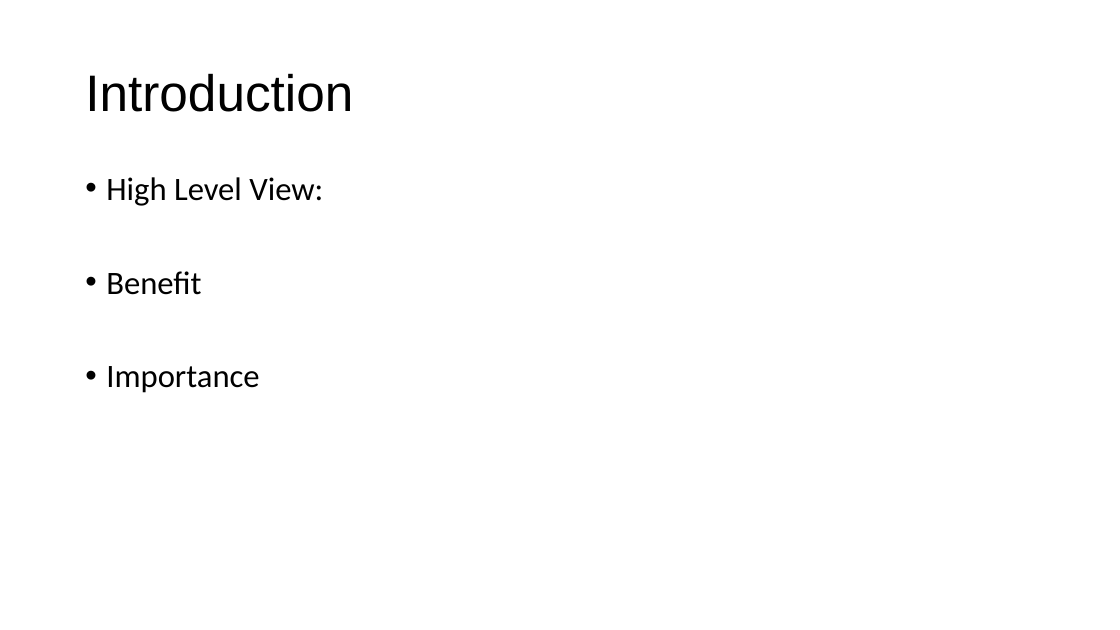
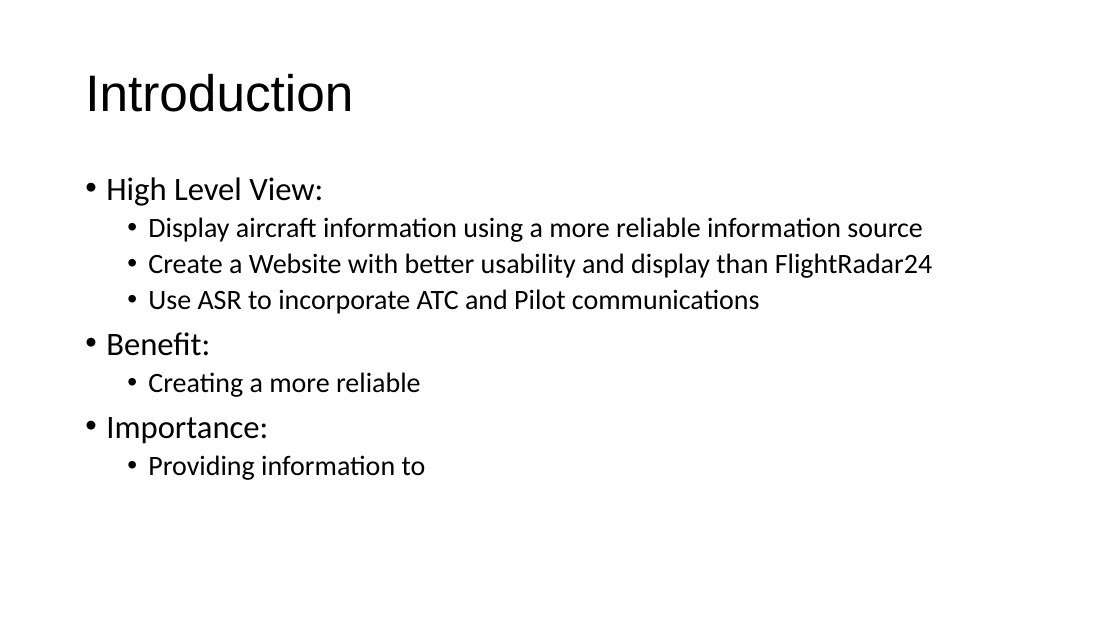
Before and after one commit to Burnetb8/Senior-Capstone, a slide deck: slide 2 of Documentation/Sprint 1 Pres.pptx. Drawn at 1120x630 pixels with LibreOffice and Linux fonts; fonts in the diff are those of the drawing. Boxes give left, top, right and bottom in pixels: in the first picture for what was removed or moved away, otherwise in the second. Text is boxed around its words. In the diff, an @@ line names an element or a change of style, - is before the commit and + after.

Commit message:
Demo video website and lessons learned for sprint 1 presentation

```diff
--- a/Documentation/Sprint 1 Pres.pptx
+++ b/Documentation/Sprint 1 Pres.pptx
@@ text at (106, 217, 932, 480): text changed; size 28 to 24 pt @@
-• Benefit
-• Importance
+  • Display aircraft information using a more reliable information source
+  • Create a Website with better usability and display than FlightRadar24
+  • Use ASR to incorporate ATC and Pilot communications
+• Benefit:
+  • Creating a more reliable
+• Importance:
+  • Providing information to
```
Also in this commit, not shown: 4 other slides changed, 2 slides added, 1 slide removed, 2 other files.
